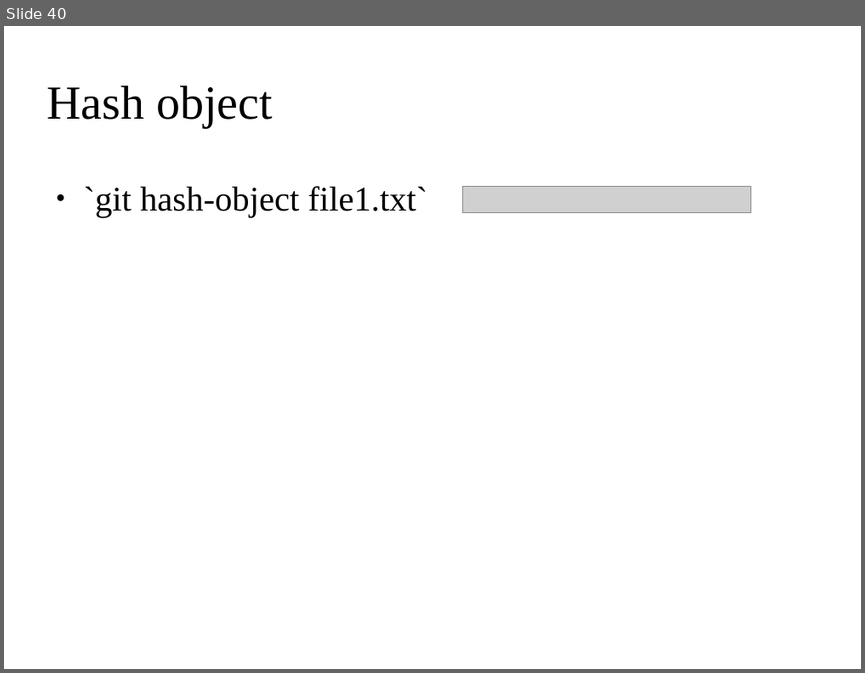
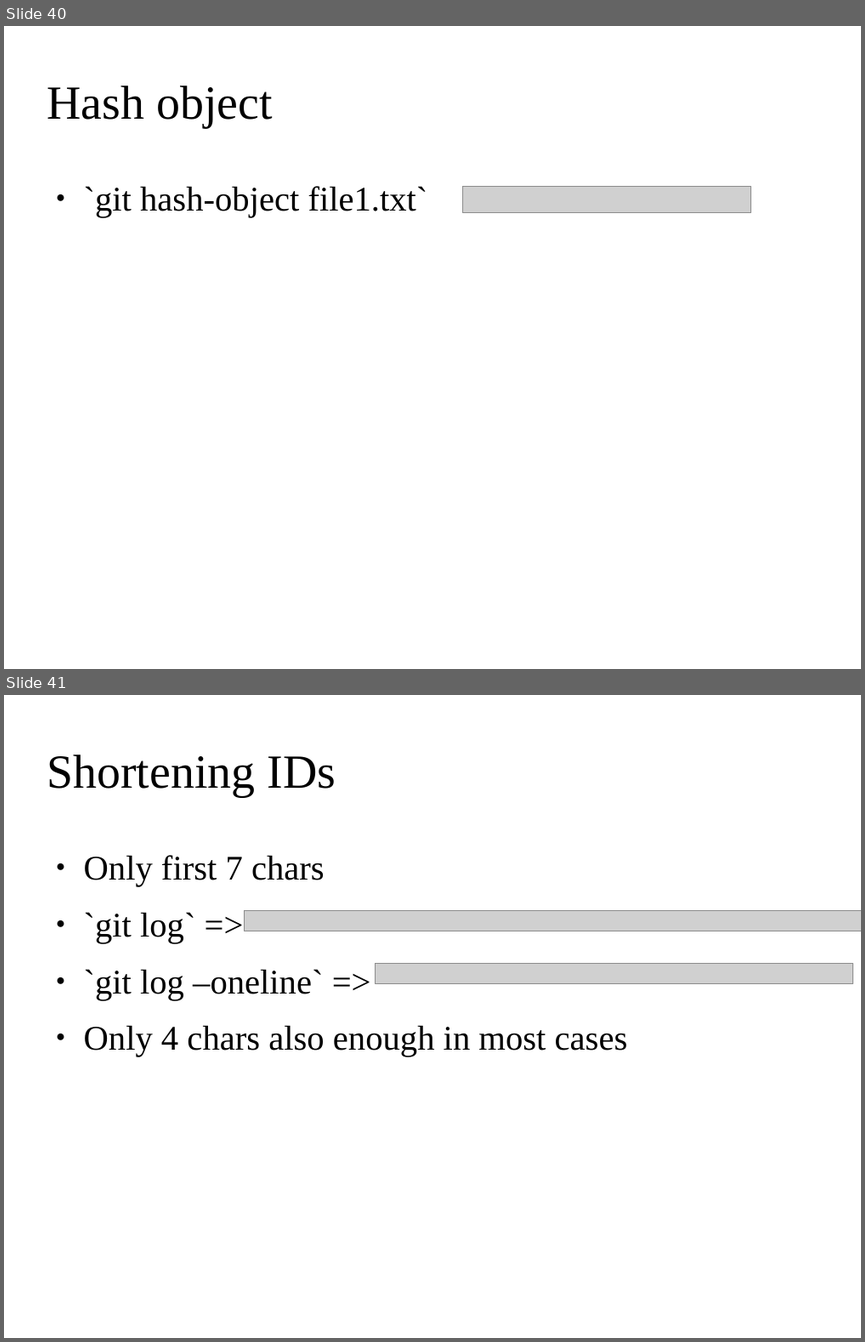
Before and after one commit to ehsansh84/git-tutorial, a slide deck: git.odp. Shown one above the other, each under a label of ours: slide 40 before the commit, slides 40 and 41 after it. The pictures are 865x673 and 865x1342 pixels, drawn with LibreOffice and Linux fonts; fonts in the diff are those of the drawing; grey boxes stand for pictures; background and template pictures are left out. Boxes give left, top, right and bottom in pixels: in the first picture for what was removed or moved away, otherwise in the second. Text is boxed around its words. In the diff, an @@ line names an element or a change of style, - is before the commit and + after.

Commit message:
45 slides

```diff
--- a/git.odp
+++ b/git.odp
@@ slide 41 added at [4,695,861,1338], background picture (left out) @@
@@ title added at [46,755,336,797], 44 pt, text #000000 @@
+Shortening IDs
@@ text added at [84,855,628,1057], 32 pt, text #000000 @@
+● Only first 7 chars
+● `git log` =>
+● `git log –oneline` =>
+● Only 4 chars also enough in most cases
@@ picture added at [245,910,861,930] @@
@@ picture added at [375,964,852,983] @@
```
Also in this commit, not shown: 3 other slides added, 4 slides removed.
